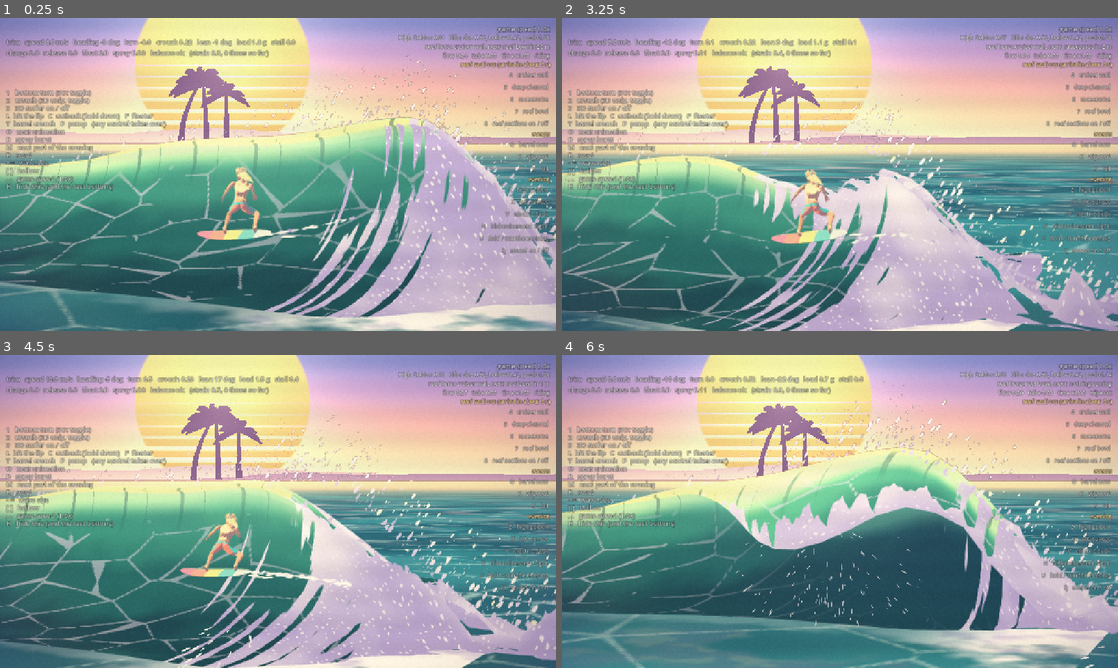
Above: before the commit, frames 1-4 (two rows, left to right).
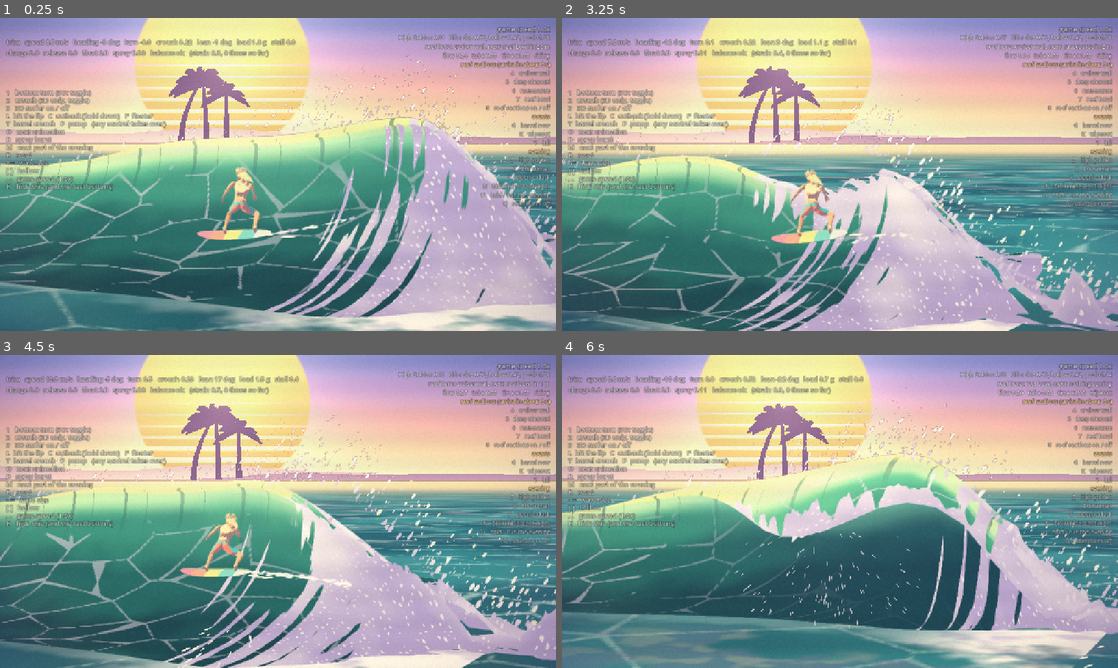
Above: after the commit, the same moments.

Repository: ucsbjd/Chabruh
Game: Godot game, scene res://scenes/main.tscn
Same seed, same stepped clock (60 frames per second), same inputs: the game is played once before the commit and once after it.
Inputs (mouse positions are in pixels of both pictures, inside the frame that each line leads up to):
- Up to frame 1 (0.25 s): no input
- Up to frame 2 (3.25 s): tap Enter at 0.5 s; move the mouse to (962, 158) at 0.52 s; hold D 0.53-1.25 s; tap R at 0.6 s; click (962, 158) at 0.67 s; tap Space at 0.77 s; tap 4 at 0.8 s; drag from (728, 190) to (812, 237) at 1.27 s; move the mouse to (895, 105) at 2.02 s; hold D 2.03-2.75 s; tap 5 at 2.1 s; tap 6 at 2.3 s; drag from (812, 237) to (673, 127) at 2.77 s
- Up to frame 3 (4.5 s): move the mouse to (444, 558) at 3.52 s; hold Left 3.53-4.25 s; tap 7 at 3.6 s; tap Space at 3.77 s; tap 8 at 3.8 s; drag from (111, 464) to (194, 433) at 4.27 s
- Up to frame 4 (6 s): move the mouse to (867, 511) at 5.02 s; hold Down 5.03-5.75 s; tap G at 5.1 s; click (867, 511) at 5.17 s; tap K at 5.3 s; drag from (756, 433) to (728, 527) at 5.77 s

The runs differ from the first frame. In frame 1, 2.2% of the frame differs, in the area x 86-99%, y 16-76%; in frame 2, 2.1%; in frame 3, 2.6%; in frame 4, 13%, in the area x 0-100%, y 8-100%.

Commit message:
Step 11: gentler late tide, barrel exit, feathering, capture options, tracker (step 10 done, controls tuning moved to the end), notes

Diff:
--- a/game/scripts/ride_cycle.gd
+++ b/game/scripts/ride_cycle.gd
@@ -18,7 +18,7 @@
 const CAUGHT_D := -2.0               # meters behind the peel point where the foam can take him...
 const CAUGHT_FOAM := 0.4             # ...when there is this much whitewater...
 const CAUGHT_TUBE := 0.3             # ...and less tube than this (deep in a real barrel is the reward, not a fall)
-const CAUGHT_TIME := 1.0             # seconds there before he goes
+const CAUGHT_TIME := 1.5             # seconds there before he goes
 const HEAD_U := 0.75                 # high on the face behind the break, a bowl's landing lip takes him
 const HEAD_BOWL := 0.5
 
--- a/game/scripts/section_director.gd
+++ b/game/scripts/section_director.gd
@@ -17,8 +17,9 @@
 	Kind.CRUISER_WALL: {"size": 0.0, "hollow": 0.0, "peel": 1.0, "half_width": 12.0},
 	Kind.DEEP_CHANNEL: {"size": -0.18, "hollow": -0.35, "peel": 0.72, "half_width": 12.0},
 	Kind.RACECOURSE: {"size": 0.10, "hollow": 0.20, "peel": 1.32, "half_width": 14.0},
-	# (the spec's 10 m bowl passed the surfer too quickly to hold a barrel: 13 m gives about 1.5 s of real tube)
-	Kind.REEF_BOWL: {"size": 0.22, "hollow": 0.48, "peel": 1.15, "half_width": 13.0},
+	# (the spec's 10 m bowl passed the surfer too quickly to hold a barrel: 13 m gives about 1.5 s of real tube; and
+	# +0.18 size rather than +0.22, which on the late tide made a tube far taller than the key frames' wave)
+	Kind.REEF_BOWL: {"size": 0.18, "hollow": 0.48, "peel": 1.15, "half_width": 13.0},
 }
 const NAMES := {
 	Kind.CRUISER_WALL: "cruiser wall", Kind.DEEP_CHANNEL: "deep channel",
--- a/game/scripts/solar_clock.gd
+++ b/game/scripts/solar_clock.gd
@@ -20,11 +20,13 @@
 ## Where each mood is reached, as (time, mood): between two entries the look blends from one to the next.
 const MOOD_KEYS := [[0.0, "golden"], [1.0, "sunset"], [2.0, "neon"], [NIGHT, "dusk"], [2.85, "bioluminescent"]]
 ## The tide over the reef as (time, wave size, hollowness, peel speed factor), eased between entries: mid-high tide
-## through the golden hour, dropping through the sunset, a draining reef at dusk and night.
+## through the golden hour, dropping through the sunset, a draining reef at dusk and night. (Gentler than the spec's
+## 0.68 / 0.65 and 0.82 / 0.85: at those the whole wall was one closing barrel round the surfer, with no open face to
+## carve; the bowls, which come more than half the time late on, still throw the heavy barrels.)
 const TIDE_KEYS := [
 	[0.0, 0.50, 0.42, 1.0], [0.8, 0.50, 0.42, 1.0],
-	[1.2, 0.68, 0.65, 1.15], [1.9, 0.68, 0.65, 1.15],
-	[2.2, 0.82, 0.85, 1.28], [END, 0.82, 0.85, 1.28],
+	[1.2, 0.62, 0.56, 1.12], [1.9, 0.62, 0.56, 1.12],
+	[2.2, 0.72, 0.70, 1.22], [END, 0.72, 0.70, 1.22],
 ]
 ## The sun's height on screen (its centre, in screen heights from the top; the horizon is at 0.40) as (time, height):
 ## it sinks through the evening and is gone below the horizon by night.
--- a/game/scripts/test_overlay.gd
+++ b/game/scripts/test_overlay.gd
@@ -52,6 +52,11 @@
 	button.add_theme_font_size_override("font_size", FONT_SIZE)
 	button.add_theme_color_override("font_outline_color", Color(0, 0, 0, 0.7))
 	button.add_theme_constant_override("outline_size", 4)
+	# (no padding: a tight column that leaves the wave in view)
+	var bare := StyleBoxEmpty.new()
+	for state: String in ["normal", "hover", "pressed", "focus"]:
+		button.add_theme_stylebox_override(state, bare)
+	button.add_theme_color_override("font_hover_color", Color(1.0, 0.9, 0.6))
 	button.pressed.connect(action)
 	add_child(button)
 
--- a/game/scripts/world.gd
+++ b/game/scripts/world.gd
@@ -466,6 +466,10 @@
 	var deep := in_tube and depth > DILATION_DEPTH and not _slung
 	_dilation = lerpf(_dilation, DILATION if deep else 1.0, 1.0 - exp(-delta / DILATION_TIME))
 	music.set_hush(depth if in_tube and not _slung else 0.0)
+	# The barrel hotkey's crouch ends once the bowl has gone by, so he drives out instead of staying under the foam.
+	if _moves.playing() and _moves.move == "tube" and model.barrel() < WaveModel.BARREL_THRESHOLD and reef.weight_of(SectionDirector.Kind.REEF_BOWL, REEF_SAMPLE_D) < 0.3:
+		_moves.stop()
+		_place_rider_steer(DEFAULT_PEEL_OFFSET)
 	var phase := WaveStage.lip_phase_at(rider.d, _time)
 	if not _slung and _tube_time >= SLINGSHOT_AFTER and rider.d > SLINGSHOT_D and rider.vel_d > 0.0 and phase >= WaveStage.LIP_LANDING_PHASE:
 		spit_out()
@@ -579,6 +583,11 @@
 	_stage.rebuild()
 	_first_frame = true
 	_panel.show_values(wave_size, hollowness, peel_offset)
+
+
+## Points the steering at a place along the wave without moving him: he rides there.
+func _place_rider_steer(meters_ahead: float) -> void:
+	_ride_input.steer = Rider.steer_for(meters_ahead)
 
 
 ## Puts the surfer at a place along the wave (and mid face) and points the input at it, so they stay there.
--- a/game/shaders/mist3d.gdshader
+++ b/game/shaders/mist3d.gdshader
@@ -36,8 +36,8 @@
 }
 
 // Feathering: a crest down the line that is about to pitch (a racecourse or a bowl coming) blows more spray, and taller.
-const float FEATHER = 0.8;
-const float FEATHER_RISE = 0.9;     // meters the curtain stands taller
+const float FEATHER = 1.6;
+const float FEATHER_RISE = 1.6;     // meters the curtain stands taller
 
 varying vec3 wpos;
 varying float amount;
@@ -48,7 +48,7 @@
 	VERTEX.yz *= reef_scale(d);
 	VERTEX.y += UV.y * feather * FEATHER_RISE * swell;
 	wpos = (MODEL_MATRIX * vec4(VERTEX, 1.0)).xyz;
-	amount = clamp(COLOR.r * (1.0 + FEATHER * feather) + 0.12 * feather, 0.0, 1.0) * smoothstep(0.05, 0.5, swell);
+	amount = clamp(COLOR.r * (1.0 + FEATHER * feather) + 0.3 * feather, 0.0, 1.0) * smoothstep(0.05, 0.5, swell);
 }
 
 float hash21(vec2 p) {
--- a/game/shaders/water3d.gdshader
+++ b/game/shaders/water3d.gdshader
@@ -47,7 +47,7 @@
 // One section's reef patch: mottled in the reef's own place, so it travels with the section.
 float reef_patch(vec4 r, float d, float z) {
 	float mottle = texture(noise_warp, vec2(d - r.x, z) * 0.055 + 0.17).r;
-	return reef_weight(r, d) * step(2.5, r.w) * smoothstep(0.38, 0.62, mottle);
+	return reef_weight(r, d) * step(2.5, r.w) * smoothstep(0.30, 0.55, mottle);
 }
 
 varying vec3 wpos;
@@ -93,7 +93,7 @@
 	float reef = max(reef_patch(reef_a, wd, wpos.z), reef_patch(reef_b, wd, wpos.z));
 	reef *= smoothstep(-1.0, 2.0, from_trough) * (1.0 - smoothstep(8.0, 26.0, from_trough));
 	float coral = smoothstep(0.55, 0.75, texture(noise_warp, wpos.xz * 0.13 + vec2(0.4, 0.8)).r);
-	col = mix(col, mix(mix(foam_shade.rgb, wave_shadow.rgb, 0.45), sky_peach.rgb, coral * 0.45), 0.42 * reef);
+	col = mix(col, mix(mix(foam_shade.rgb, wave_shadow.rgb, 0.45), sky_peach.rgb, coral * 0.5), 0.6 * reef);
 
 	float ragged = texture(noise_warp, flow * 0.09).r - 0.5;
 	float lumps = texture(noise_warp, flow * 0.25 + vec2(time * 0.08, 0.0)).r - 0.5;   // the churned water is choppy, not smooth
--- a/game/tests/capture.gd
+++ b/game/tests/capture.gd
@@ -14,11 +14,17 @@
 ##   ride=chase        steer far down the line, so he pumps for speed
 ##   ride=floater      drive up to the top and let go, so he floats along it
 ##   readout=yes       show the debug readout (speed, lean, load, balance)
+##   solar=1.5         the evening at that time (0 golden .. 3 night), held there, with the tide's wave (size and hollow
+##                     are then ignored); without it the mood option is used and the evening is held
+##   reef=on           let reef sections come by themselves (off by default, so captures repeat)
+##   events=bowl@0,wipeout@200   at those frames: a section (wall, channel, race, bowl) sent in from down the line, or
+##                     barrel (G), wipeout (K), lull (Y)
+##   overlay=no        hide the test buttons and key list
 ## (peel is how many meters ahead of the peel point the surfer is.) It also prints the average frame
 ## time over the last two thirds of the frames. Add --disable-vsync (and use plenty of frames) to see
 ## what the GPU can sustain.
 
-const DEFAULTS := {"out": "capture.png", "size": "0.5", "hol …(173 unchanged characters)…  "readout": "no", "ride": "", "move": ""}
+const DEFAULTS := {"out": "capture.png", "size": "0.5", "hol …(173 unchanged characters)…  "readout": "no", "ride": "", "move": "", "solar": "", "reef": "off", "events": "", "overlay": "yes"}
 
 
 func _initialize() -> void:
@@ -28,8 +34,22 @@
 	var world: Control = (load("res://scenes/main.tscn") as PackedScene).instantiate()
 	root.add_child(world)
 	await process_frame   # let the scene finish its _ready before configuring it
-	root.get_node("Palette").select(options.mood, true)
-	world.set_wave(float(options.size), float(options.hollow), float(options.peel))
+	world.solar.running = false
+	world.reef.enabled = options.reef == "on"
+	world.reef.sections.clear()
+	if options.solar != "":
+		world.evening_phase(0)
+		world.solar.time = float(options.solar)
+		var tide: Vector3 = world.solar.tide()
+		world.set_wave(tide.x, tide.y, float(options.peel))
+	else:
+		world._mood_from_clock = false
+		root.get_node("Palette").select(options.mood, true)
+		world.set_wave(float(options.size), float(options.hollow), float(options.peel))
+	if options.overlay == "no":
+		world._overlay.visible = false
+		world._key_help.visible = false
+	var events := _read_events(options.events)
 	world.set_surfer_pose(options.pose)
 	if options.s3d != "":  # the real-time surfer, optionally already blended to a pose (trim, crouch, bottom_turn)
 		world._set_surfer_3d(true)
@@ -58,6 +78,8 @@
 			timed_from = Time.get_ticks_usec()
 		for strength: float in bursts.get(i, []):
 			world.burst(strength)
+		for event: String in events.get(i, []):
+			_trigger(world, event)
 		if options.ride == "cycle":
 			var phase := fmod(i / 60.0, 4.4)
 			world._ride_input.nudge_height(-0.02 if phase < 0.9 else (0.03 if phase < 2.4 else (-0.05 if phase < 2.8 else 0.0)))
@@ -112,6 +134,31 @@
 	return options
 
 
+## "bowl@0,wipeout@200" becomes {0: ["bowl"], 200: ["wipeout"]}.
+func _read_events(text: String) -> Dictionary:
+	var result := {}
+	for part in text.split(",", false):
+		var pair := part.split("@")
+		if pair.size() == 2:
+			var list: Array = result.get(int(pair[1]), [])
+			list.append(pair[0])
+			result[int(pair[1])] = list
+	return result
+
+
+func _trigger(world: Control, event: String) -> void:
+	var kinds := {"wall": SectionDirector.Kind.CRUISER_WALL, "channel": SectionDirector.Kind.DEEP_CHANNEL,
+		"race": SectionDirector.Kind.RACECOURSE, "bowl": SectionDirector.Kind.REEF_BOWL}
+	if kinds.has(event):
+		world.send_section(kinds[event])
+	elif event == "barrel":
+		world.barrel_now()
+	elif event == "wipeout":
+		world.wipeout_now()
+	elif event == "lull":
+		world.lull_now()
+
+
 ## "0.5@30,1.0@80" becomes {30: [0.5], 80: [1.0]}.
 func _read_bursts(text: String) -> Dictionary:
 	var result := {}
--- a/game/tests/run_tests.gd
+++ b/game/tests/run_tests.gd
@@ -1084,7 +1084,7 @@
 	clock.step_back()
 	_check(is_equal_approx(clock.time, 1.0 - SolarClock.WIPEOUT_STEP_BACK), "a wipeout only steps the evening back a notch")
 	clock.jump_to_phase(3)
-	_check(clock.phase_name() == "Bioluminescent Night" and clock.tide().y > 0.8, "night is the hollow, draining reef")
+	_check(clock.phase_name() == "Bioluminescent Night" and clock.tide().y > 0.65, "night is the hollow, draining reef")
 	clock.time = 2.9
 	_check(clock.mood_blend()[1] == "bioluminescent" and clock.sun_height() > 0.7, "at night the look is bioluminescent and the sun is gone")
 	var palette := root.get_node("Palette")
@@ -1123,7 +1123,7 @@
 	rider.place(-2.8, 0.3)
 	model.hollowness = 0.2
 	var event := ""
-	for i in 90:
+	for i in 120:
 		var e := cycle.update(1.0 / 60.0, rider, model, false)
 		event = e if e != "" else event
 	_check(event == "wipeout" and cycle.state == RideCycle.State.WIPEOUT, "caught in the foam behind the curl, he wipes out softly")
Not shown, changed: CLAUDE.md
Not shown, changed: docs/progress.html
Not shown, changed: tools/capture.ps1
